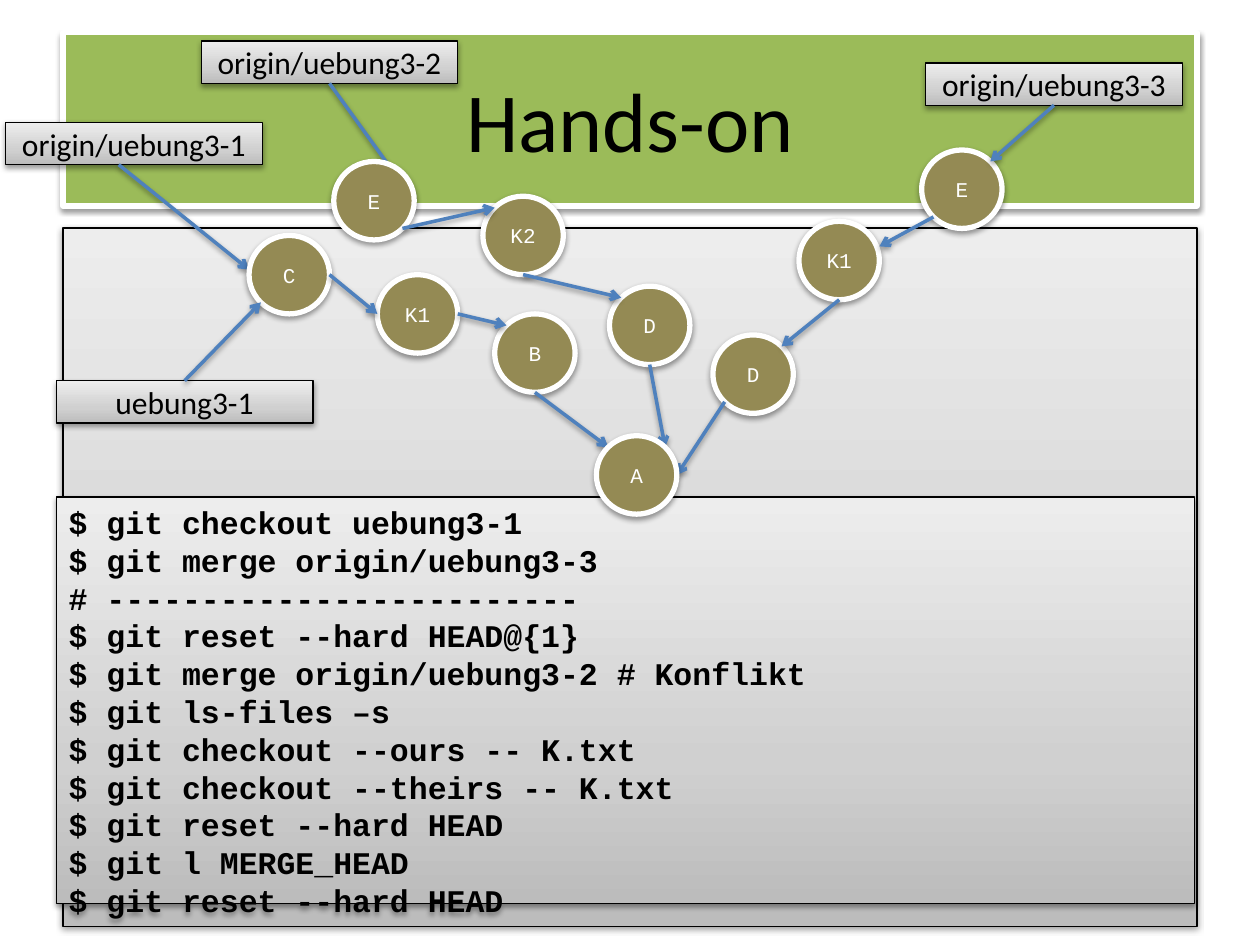
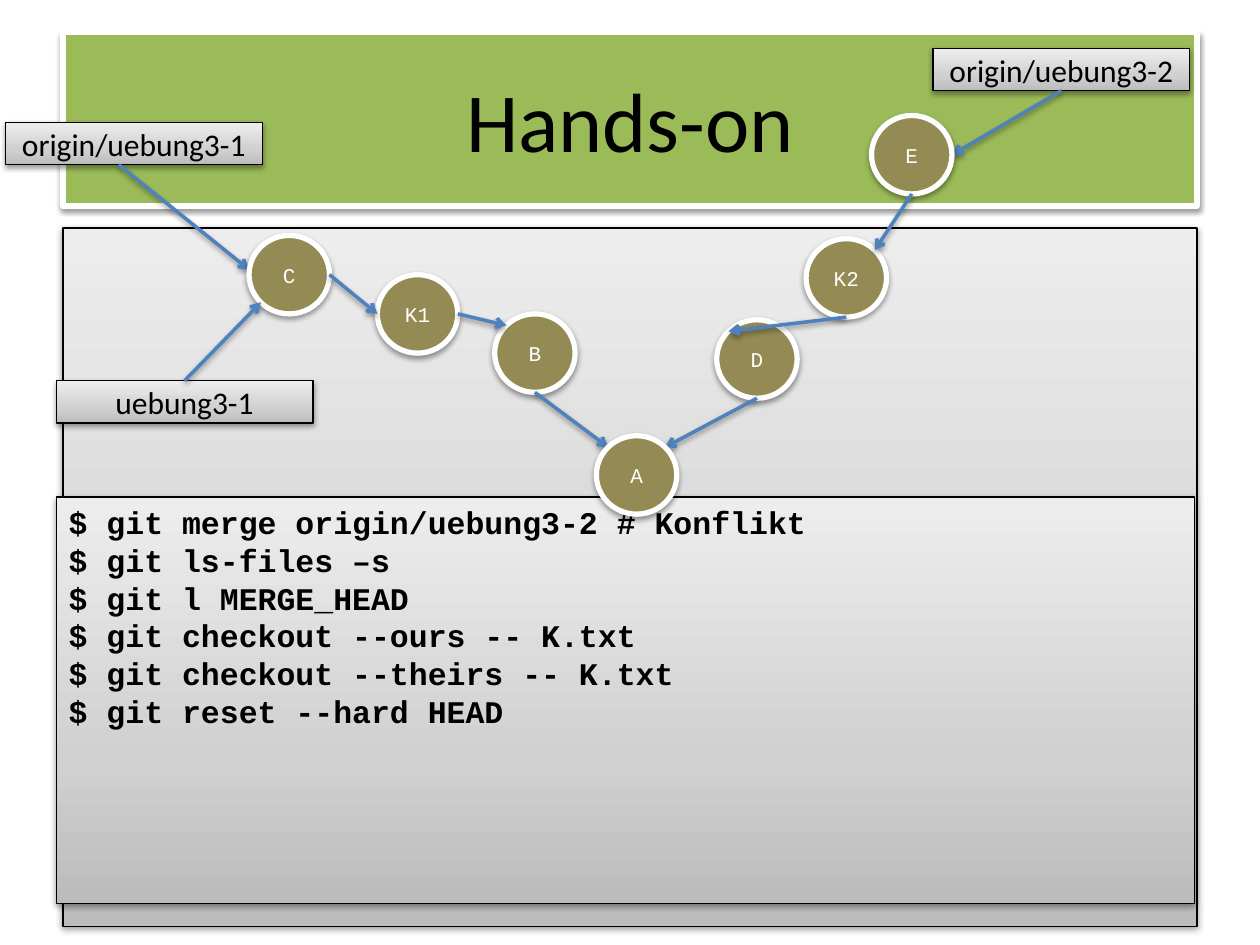
Before and after one commit to owidder/git-wks, a slide deck: slide 52 of git-wks.pptx. Drawn at 1260x945 pixels with LibreOffice and Linux fonts; fonts in the diff are those of the drawing. Boxes give left, top, right and bottom in pixels: in the first picture for what was removed or moved away, otherwise in the second. Text is boxed around its words. In the diff, an @@ line names an element or a change of style, - is before the commit and + after.

```diff
--- a/git-wks.pptx
+++ b/git-wks.pptx
@@ rectangle "origin/uebung3-2": place and size @@
-rectangle "origin/uebung3-2" at (202, 42, 459, 84)
+rectangle "origin/uebung3-2" at (934, 48, 1191, 91)
@@ rectangle removed at (926, 63, 1183, 106) @@
-origin/uebung3-3
@@ ellipse "E": place and size @@
-ellipse "E" at (334, 161, 415, 239)
+ellipse "E" at (872, 116, 953, 194)
@@ arrow moved from (330, 83) - (415, 200) to (1061, 91) - (953, 155) @@
@@ arrow removed from (1055, 106) to (990, 161) @@
@@ ellipse removed at (922, 150, 1003, 228) @@
-E
@@ arrow removed from (402, 228) to (495, 208) @@
@@ arrow moved from (934, 217) - (879, 247) to (912, 194) - (874, 251) @@
@@ ellipse removed at (799, 222, 879, 300) @@
-K1
@@ ellipse "K2": place and size @@
-ellipse "K2" at (483, 197, 563, 275)
+ellipse "K2" at (806, 238, 887, 316)
@@ ellipse "D": place and size @@
-ellipse "D" at (610, 286, 690, 364)
+ellipse "D" at (717, 320, 798, 398)
@@ arrow moved from (523, 275) - (621, 297) to (847, 318) - (728, 331) @@
@@ arrow removed from (839, 300) to (781, 346) @@
@@ ellipse removed at (713, 335, 794, 413) @@
-D
@@ arrow moved from (650, 364) - (665, 447) to (757, 398) - (665, 447) @@
@@ arrow removed from (724, 402) to (677, 475) @@
@@ text in rectangle at (106, 511, 597, 654): paragraphs removed @@
-$ git checkout uebung3-1
-$ git merge origin/uebung3-3
-# -------------------------
-$ git reset --hard HEAD@{1}
@@ text in rectangle at (106, 587, 409, 617): paragraph added @@
+$ git l MERGE_HEAD
@@ text in rectangle at (106, 852, 504, 919): paragraphs removed @@
-$ git l MERGE_HEAD
-$ git reset --hard HEAD
```
Also in this commit, not shown: 6 other slides changed, 6 slides added.
